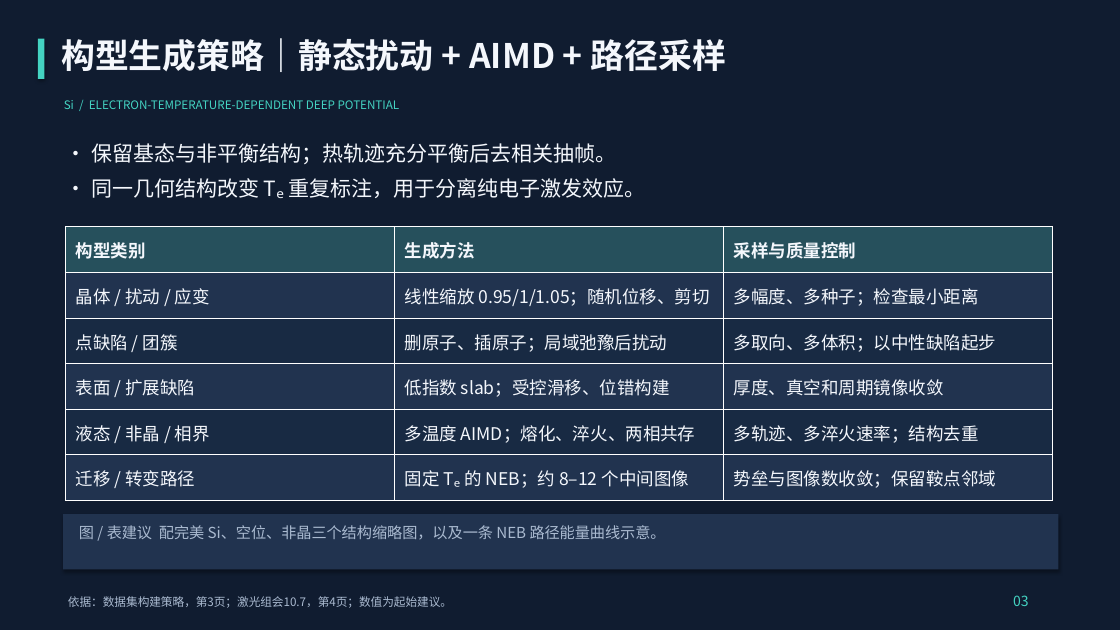
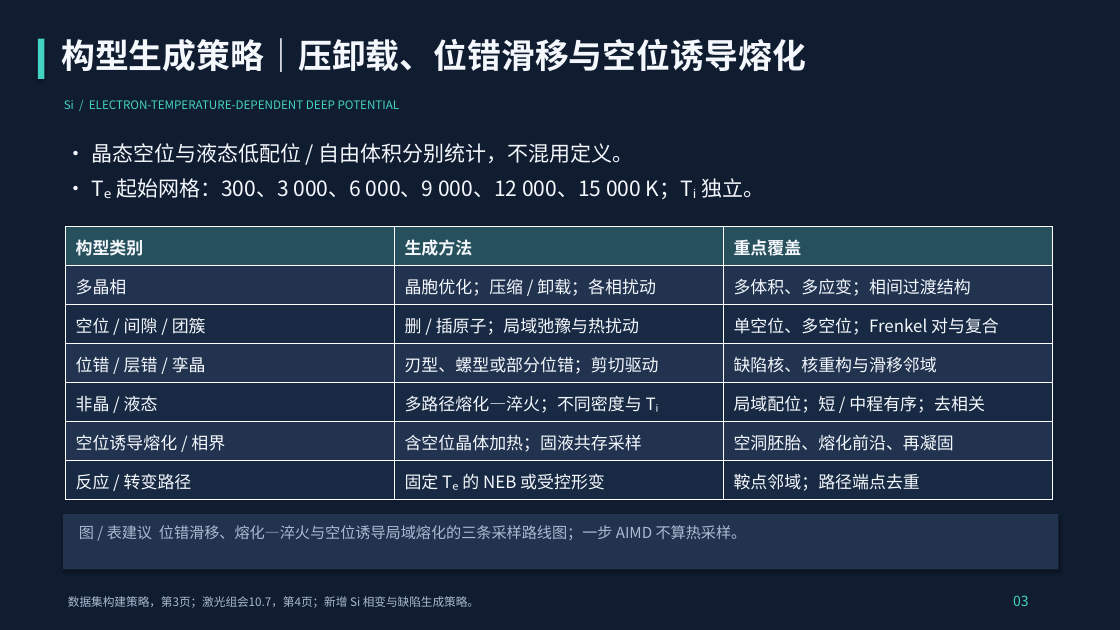
Before and after one commit to Sonnyn207/initial-dataset-configuration, a slide deck: slide 3 of deliverables/Si_Te_Initial_Dataset_5slides.pptx. Drawn at 1120x630 pixels with LibreOffice and Linux fonts; fonts in the diff are those of the drawing. Boxes give left, top, right and bottom in pixels: in the first picture for what was removed or moved away, otherwise in the second. Text is boxed around its words. In the diff, an @@ line names an element or a change of style, - is before the commit and + after.

```diff
--- a/deliverables/Si_Te_Initial_Dataset_5slides.pptx
+++ b/deliverables/Si_Te_Initial_Dataset_5slides.pptx
@@ text at (61,38,806,72): text changed @@
-构型生成策略｜静态扰动 + AIMD + 路径采样
+构型生成策略｜压卸载、位错滑移与空位诱导熔化
@@ text at (91,143,764,199): text changed @@
-• 保留基态与非平衡结构；热轨迹充分平衡后去相关抽帧。
-• 同一几何结构改变 Tₑ 重复标注，用于分离纯电子激发效应。
+• 晶态空位与液态低配位 / 自由体积分别统计，不混用定义。
+• Tₑ 起始网格：300、3 000、6 000、9 000、12 000、15 000 K；Tᵢ 独立。
@@ table at (66,227,1054,500) @@
-row 1: 构型类别 | 生成方法 | 采样与质量控制
-row 2: 晶体 / 扰动 / 应变 | 线性缩放 0.95/1/1.05；随机位移、剪切 | 多幅度、多种子；检查最小距离
-row 3: 点缺陷 / 团簇 | 删原子、插原子；局域弛豫后扰动 | 多取向、多体积；以中性缺陷起步
-row 4: 表面 / 扩展缺陷 | 低指数 slab；受控滑移、位错构建 | 厚度、真空和周期镜像收敛
-row 5: 液态 / 非晶 / 相界 | 多温度 AIMD；熔化、淬火、两相共存 | 多轨迹、多淬火速率；结构去重
-row 6: 迁移 / 转变路径 | 固定 Tₑ 的 NEB；约 8–12 个中间图像 | 势垒与图像数收敛；保留鞍点邻域
+row 1: 构型类别 | 生成方法 | 重点覆盖
+row 2: 多晶相 | 晶胞优化；压缩 / 卸载；各相扰动 | 多体积、多应变；相间过渡结构
+row 3: 空位 / 间隙 / 团簇 | 删 / 插原子；局域弛豫与热扰动 | 单空位、多空位；Frenkel 对与复合
+row 4: 位错 / 层错 / 孪晶 | 刃型、螺型或部分位错；剪切驱动 | 缺陷核、核重构与滑移邻域
+row 5: 非晶 / 液态 | 多路径熔化—淬火；不同密度与 Tᵢ | 局域配位；短 / 中程有序；去相关
+row 6: 空位诱导熔化 / 相界 | 含空位晶体加热；固液共存采样 | 空洞胚胎、熔化前沿、再凝固
+row 7: 反应 / 转变路径 | 固定 Tₑ 的 NEB 或受控形变 | 鞍点邻域；路径端点去重
@@ text at (79,525,747,540): text changed @@
-图 / 表建议 配完美 Si、空位、非晶三个结构缩略图，以及一条 NEB 路径能量曲线示意。
+图 / 表建议 位错滑移、熔化—淬火与空位诱导局域熔化的三条采样路线图；一步 AIMD 不算热采样。
@@ text at (68,596,479,608): text changed @@
-依据：数据集构建策略，第3页；激光组会10.7，第4页；数值为起始建议。
+数据集构建策略，第3页；激光组会10.7，第4页；新增 Si 相变与缺陷生成策略。
```
Also in this commit, not shown: 4 other slides changed, 1 other file.
